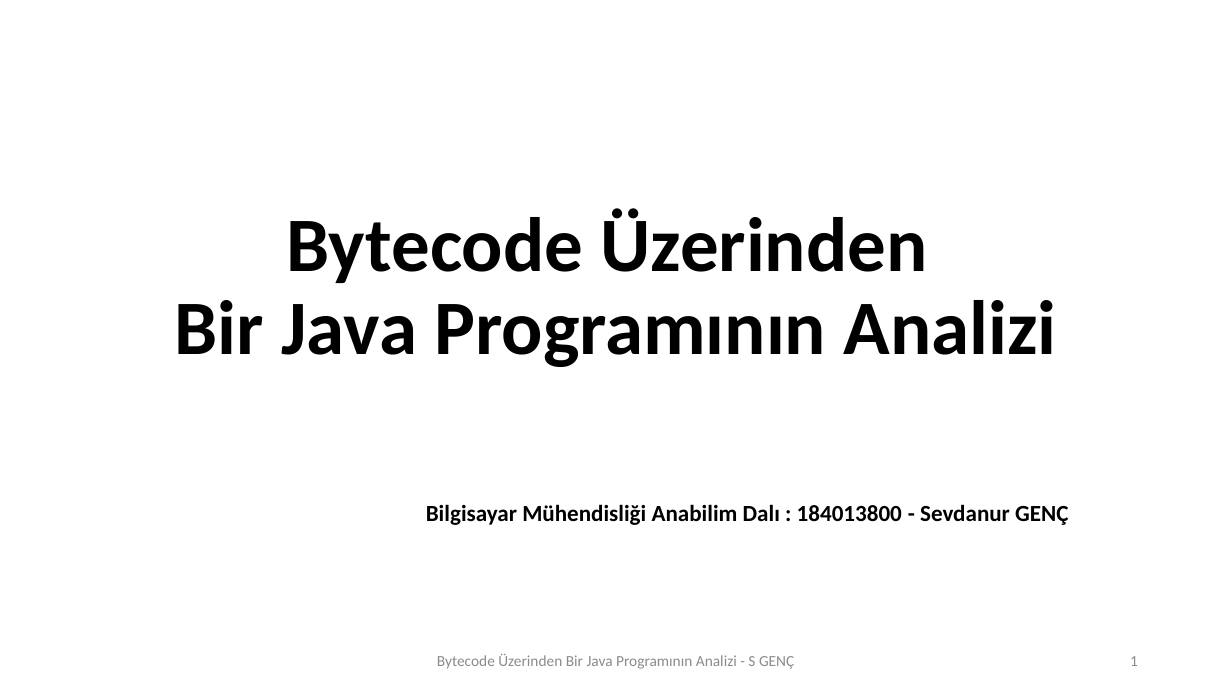
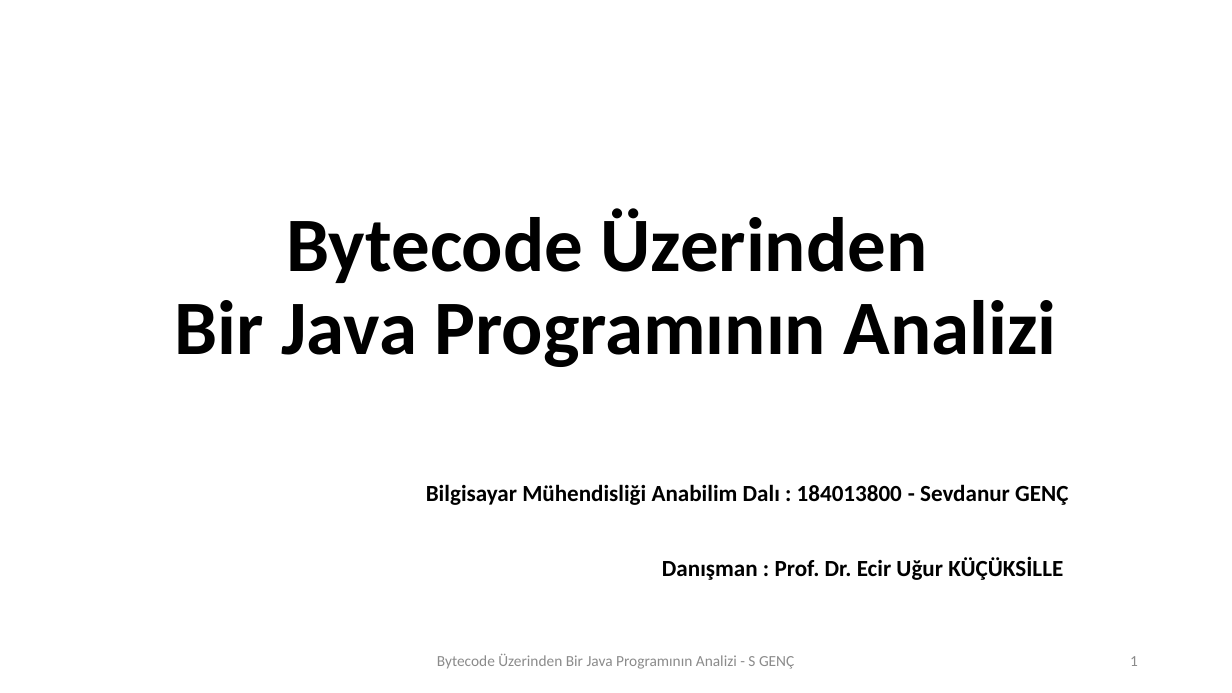
Before and after one commit to SevdanurGENC/ConvertToByteCode, a slide deck: slide 1 of SeminerSunumuII.pptx. Drawn at 1232x693 pixels with LibreOffice and Linux fonts; fonts in the diff are those of the drawing. Boxes give left, top, right and bottom in pixels: in the first picture for what was removed or moved away, otherwise in the second. Text is boxed around its words. In the diff, an @@ line names an element or a change of style, - is before the commit and + after.

```diff
--- a/SeminerSunumuII.pptx
+++ b/SeminerSunumuII.pptx
@@ subtitle at (662, 557, 1063, 580): paragraph added @@
+Danışman : Prof. Dr. Ecir Uğur KÜÇÜKSİLLE
```
